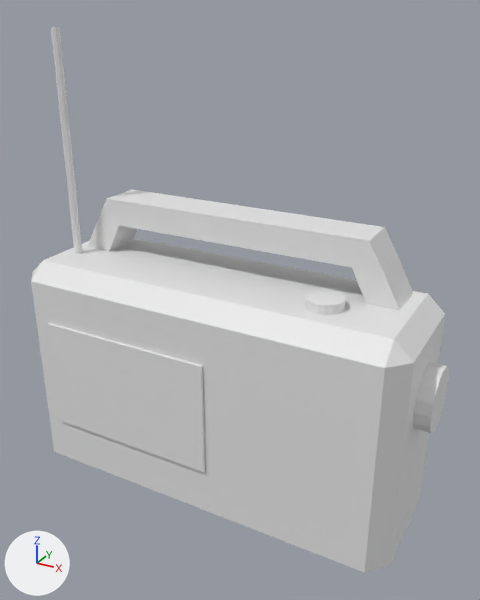
A saved change to the FBX model Assets/Objects/Radio/FBX/HandheldRadio.fbx.
Rendered twice from a 50 mm camera at (3.06, -5.23, 3.53) aimed at (0.2, -0.03, 0.94). Arrows for +X, +Y and +Z are at lower left; the lights stay in place. The older version comes first. Where no turn or scale is listed for an object, it has been applied to the vertices.

The scene before the commit, as lines of its bpy script (objects in view):
```python
me_cube_013 = bpy.data.meshes.new('Cube.013')
me_cube_013.from_pydata(...)  # 28 vertices, 26 faces; spans x -1.8..1.8, y -0.21..0.23, z -0.51..0.18
me_cylinder = bpy.data.meshes.new('Cylinder')
me_cylinder.from_pydata(...)  # an 8-sided cylinder along z spanning x -0.04..0.04, y -0.04..0.04, z -0.19..2.41
me_cylinder_001 = bpy.data.meshes.new('Cylinder.001')
me_cylinder_001.from_pydata(...)  # a 16-sided cylinder along x spanning x -0.111..0.111, y -0.303..0.303, z -0.303..0.303
me_cylinder_002 = bpy.data.meshes.new('Cylinder.002')
me_cylinder_002.from_pydata(...)  # a 16-sided cylinder along z spanning x -0.175..0.175, y -0.175..0.175, z -0.075..0.075
ob_antenna = bpy.data.objects.new('Antenna', me_cylinder)
ob_antenna.location = (-1.7, -0.16, 0.95)
ob_dial1 = bpy.data.objects.new('Dial1', me_cylinder_001)
ob_dial1.location = (2.07, -0.01, 0.39)
ob_dial2 = bpy.data.objects.new('Dial2', me_cylinder_002)
ob_dial2.location = (1.14, -0.21, 1.15)
ob_handle = bpy.data.objects.new('Handle', me_cube_013)
ob_handle.location = (0.0, 0.24, 1.53)
# also in view: 'CassetteHolder' at (-0.74, -0.5, -0.04); 'RadioBase' at (0.0, 0.0, 0.0)
```
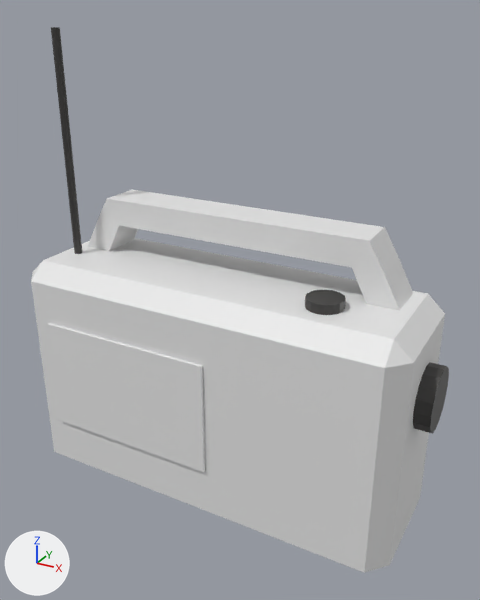
Pixel boxes (x1, y1, x2, y2) of what changed, in the pictures (480 x 600 px):
'Dial1', recoloured (white to dark grey): (413, 362, 449, 434) in both
'Dial2', recoloured (white to dark grey): (305, 290, 346, 315) in both
part 1 of me_cylinder, recoloured (white to dark grey): (51, 27, 82, 254) in both

Diff of the bpy script that builds the scene:
```diff
--- a/Assets/Objects/Radio/FBX/HandheldRadio.fbx.py
+++ b/Assets/Objects/Radio/FBX/HandheldRadio.fbx.py
@@ mat_darkgray @@
+mat_darkgray = principled_material('DarkGray')
+mat_darkgray.base_color = (0.0425, 0.0408, 0.0388)  # dark grey #3a3937
@@ me_cylinder @@
 me_cylinder.from_pydata(...)  # 16 vertices, 10 faces; spans x -0.04..0.04, y -0.04..0.04, z -0.19..2.41
 # used by ob_antenna; location = (-1.7, -0.16, 0.95)
+# me_cylinder part 1: 10 faces spanning x -0.04..0.04, y -0.04..0.04, z -0.19..2.41 switch from no material to mat_darkgray (dark grey #3a3937)
@@ me_cylinder_001 @@
 me_cylinder_001.from_pydata(...)  # 32 vertices, 18 faces; spans x -0.111..0.111, y -0.303..0.303, z -0.303..0.303
+me_cylinder_001.materials.append(mat_darkgray)  # dark grey #3a3937
@@ me_cylinder_002 @@
 me_cylinder_002.from_pydata(...)  # 32 vertices, 18 faces; spans x -0.175..0.175, y -0.175..0.175, z -0.075..0.075
+me_cylinder_002.materials.append(mat_darkgray)  # dark grey #3a3937
```
